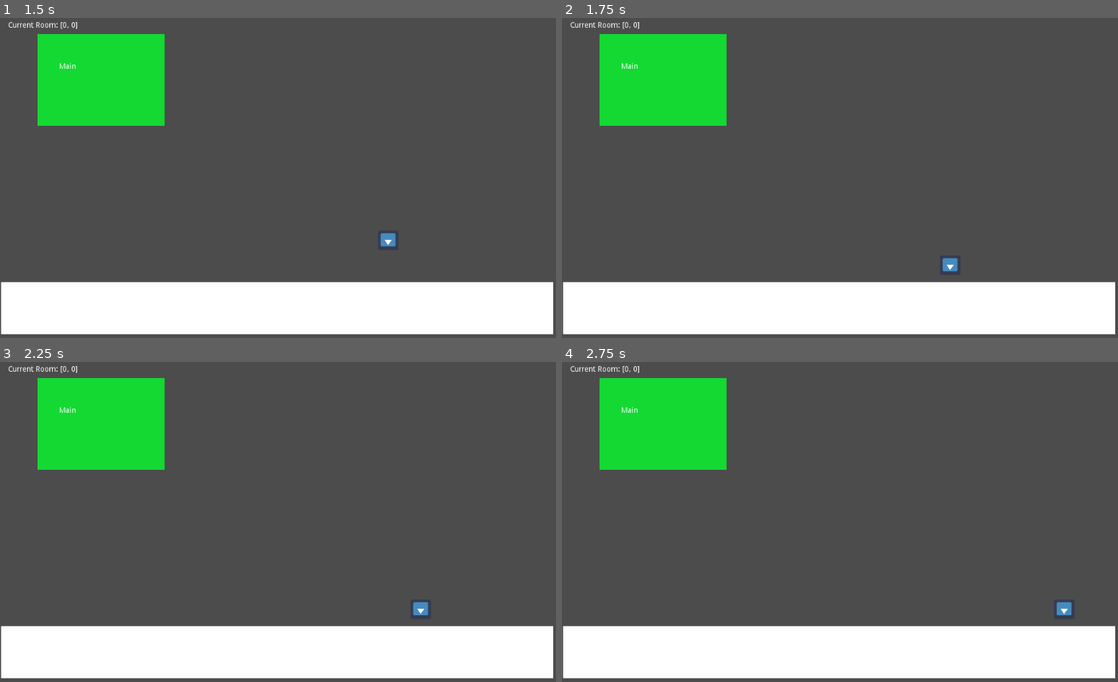
Above: before the commit, frames 1-4 (two rows, left to right).
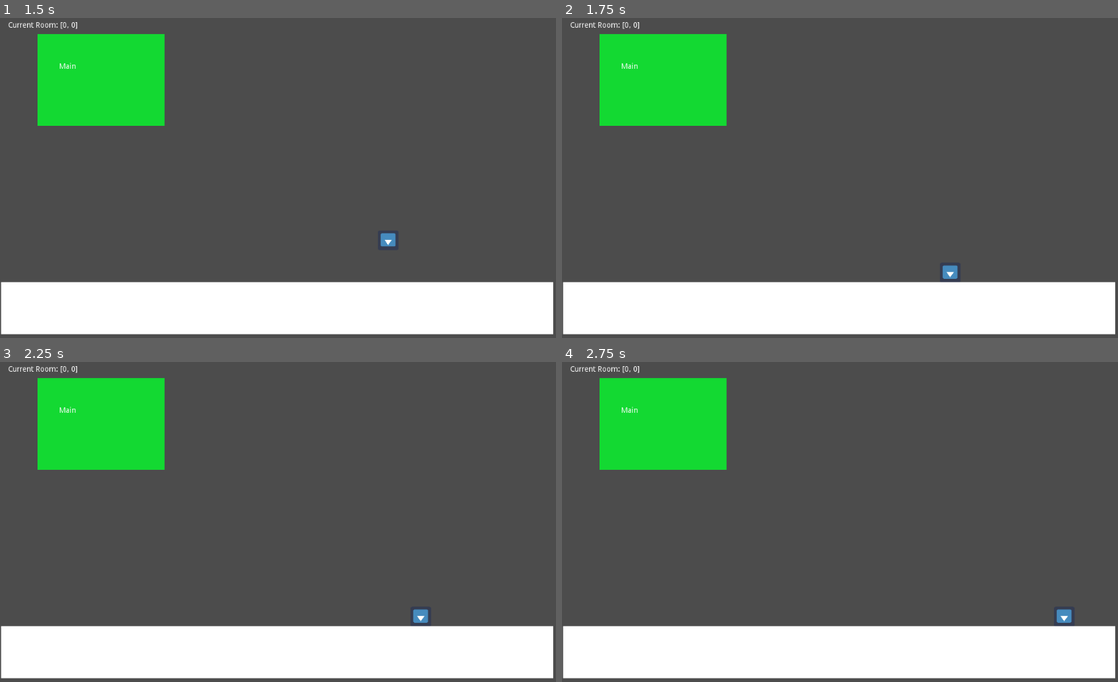
Above: after the commit, the same moments.

Repository: nygren23/GameJam2022
Game: Godot game, scene res://Main.tscn
Same seed, same stepped clock (60 frames per second), same inputs: the game is played once before the commit and once after it. The engine's default icon, where the game draws it, is replaced by a stand-in: a white triangle on a blue panel in a dark square.
Inputs:
- Up to frame 1 (1.5 s): tap Enter at 0.5 s; hold D (move_right) 0.53-1.28 s; tap Space (spacebar) at 0.6, 1.35 s; hold S (move_down) from 1.28 s (still down)
- Up to frame 2 (1.75 s): keep holding S (move_down)
- Up to frame 3 (2.25 s): tap Space (spacebar) at 2, 2.1 s; release S (move_down) at 2.03 s; hold D (move_right) from 2.03 s (still down)
- Up to frame 4 (2.75 s): keep holding D (move_right)

Frame 1 is identical in both runs. In frame 2, 0.1% of the frame differs, in the area x 68-72%, y 75-82%; in frame 3, 0.1%, in the area x 74-77%, y 75-82%; in frame 4, 0.1%.
Error in both runs: Attempt to call function 'play' in base 'null instance' on a null instance. (res://Player.gd:25)

Commit message:
Reign collision

Diff:
--- a/Player.tscn
+++ b/Player.tscn
@@ -1,24 +1,24 @@
-[gd_scene load_steps=6 format=2]
+[gd_scene load_steps=7 format=2]
 
 [ext_resource path="res://icon.png" type="Texture" id=1]
 [ext_resource path="res://Player.gd" type="Script" id=3]
+
+[sub_resource type="RectangleShape2D" id=5]
+extents = Vector2( 13, 13 )
 
 [sub_resource type="Shader" id=2]
 
 [sub_resource type="ShaderMaterial" id=3]
 shader = SubResource( 2 )
 
-[sub_resource type="CapsuleShape2D" id=1]
-radius = 21.0
+[sub_resource type="RectangleShape2D" id=4]
+extents = Vector2( 17, 16.5 )
 
 [node name="Player" type="KinematicBody2D"]
 position = Vector2( 0, 2 )
+collision_layer = 3
+collision_mask = 3
 script = ExtResource( 3 )
-
-[node name="CollisionShape2D" type="CollisionShape2D" parent="."]
-material = SubResource( 3 )
-position = Vector2( 266, 252 )
-shape = SubResource( 1 )
 
 [node name="Position2D" type="Position2D" parent="."]
 position = Vector2( 267, 251 )
@@ -28,3 +28,17 @@
 rotation = -3.14159
 scale = Vector2( 0.608189, 0.565761 )
 texture = ExtResource( 1 )
+
+[node name="Area2D" type="Area2D" parent="."]
+collision_layer = 3
+collision_mask = 3
+
+[node name="CollisionShape2D" type="CollisionShape2D" parent="Area2D"]
+position = Vector2( 265, 254 )
+shape = SubResource( 5 )
+
+[node name="CollisionShape2D" type="CollisionShape2D" parent="."]
+light_mask = 3
+material = SubResource( 3 )
+position = Vector2( 266, 253 )
+shape = SubResource( 4 )
--- a/Reign.gd
+++ b/Reign.gd
@@ -15,13 +15,12 @@
 #func _process(delta):
 #	pass
 func _process(delta):
-	print(Global.timer_time_left)
 	if (Global.timer_time_left < 2000 && Global.timer_time_left > 1200 && Global.curPos[0] == 2):
 		position = Vector2(500, (Global.timer_time_left - 1200)/8000 * (8300))
 	elif (Global.timer_time_left < 1200 && Global.timer_time_left > 500 && Global.curPos[0] == 1):
-		position = Vector2(500, (Global.timer_time_left - 500)/8000 * (8300))
+		position = Vector2(500, (Global.timer_time_left - 500)/7000 * (8300))
 	elif (Global.timer_time_left < 500 && Global.curPos[0] == 0):
-		position = Vector2(500, (Global.timer_time_left)/8000 * (8300))
+		position = Vector2(500, (Global.timer_time_left)/5000 * (8300))
 
 
 func _on_Area2D_area_entered(area):
--- a/Reign.tscn
+++ b/Reign.tscn
@@ -4,7 +4,7 @@
 [ext_resource path="res://ReignCan.png" type="Texture" id=2]
 
 [sub_resource type="RectangleShape2D" id=1]
-extents = Vector2( 589, 232 )
+extents = Vector2( 589, 220 )
 
 [node name="Reign" type="Node2D"]
 script = ExtResource( 1 )
@@ -16,9 +16,11 @@
 texture = ExtResource( 2 )
 
 [node name="Area2D" type="Area2D" parent="."]
+collision_layer = 2
+collision_mask = 2
 
 [node name="CollisionShape2D" type="CollisionShape2D" parent="Area2D"]
-position = Vector2( -5, -2 )
+position = Vector2( -5, 4 )
 shape = SubResource( 1 )
 
 [connection signal="area_entered" from="Area2D" to="." method="_on_Area2D_area_entered"]
--- a/RoomChunk.gd
+++ b/RoomChunk.gd
@@ -53,6 +53,6 @@
 		if (Global.objectiveGet):
 			#print(Global.timer_time_left)
 			if(Global.timer_time_left < 0):
-				print("GetFucked")
+				#print("GetFucked")
 				Global.gameOver = true
 			Global.timer_time_left -= 100 * delta
